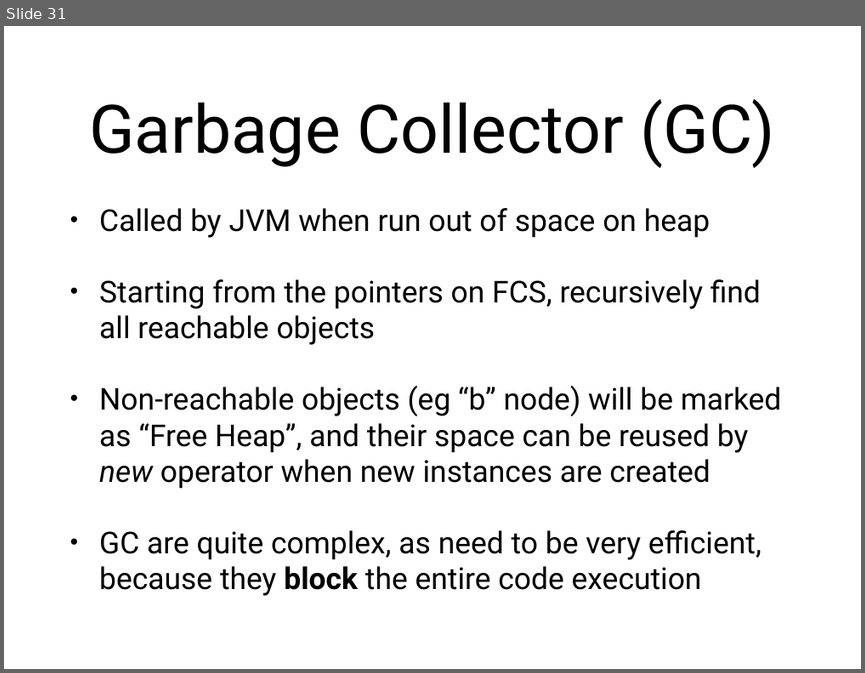
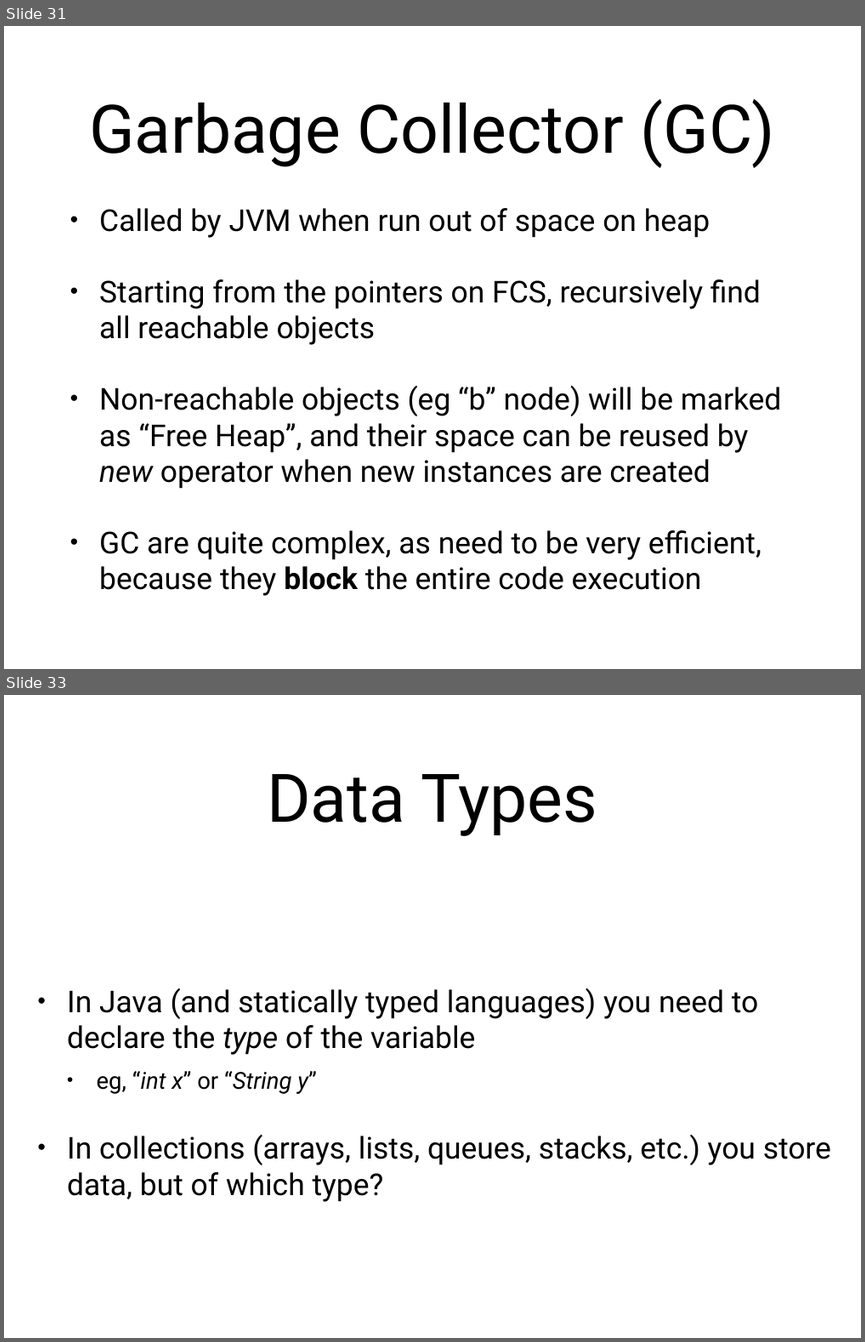
Before and after one commit to arcuri82/algorithms, a slide deck: docs/slides/02/02_stack_queue.pptx. Shown one above the other, each under a label of ours: slide 31 before the commit, slides 31 and 33 after it; the slides between them are not shown. The pictures are 865x673 and 865x1342 pixels, drawn with LibreOffice and Linux fonts; fonts in the diff are those of the drawing. Boxes give left, top, right and bottom in pixels: in the first picture for what was removed or moved away, otherwise in the second. Text is boxed around its words. In the diff, an @@ line names an element or a change of style, - is before the commit and + after.

```diff
--- a/docs/slides/02/02_stack_queue.pptx
+++ b/docs/slides/02/02_stack_queue.pptx
@@ slide 33 added at [4, 695, 861, 1338], background #FFFFFF @@
@@ title added at [267, 774, 597, 836], 80 pt, text #000000 @@
+Data Types
@@ text added at [67, 987, 831, 1202], 36 pt, text #000000 @@
+• In Java (and statically typed languages) you need to declare the type of the variable
+  • eg, “int x” or “String y”
+• In collections (arrays, lists, queues, stacks, etc.) you store data, but of which type?
```
Also in this commit, not shown: 1 slide changed, 6 other slides added, 3 other files.
